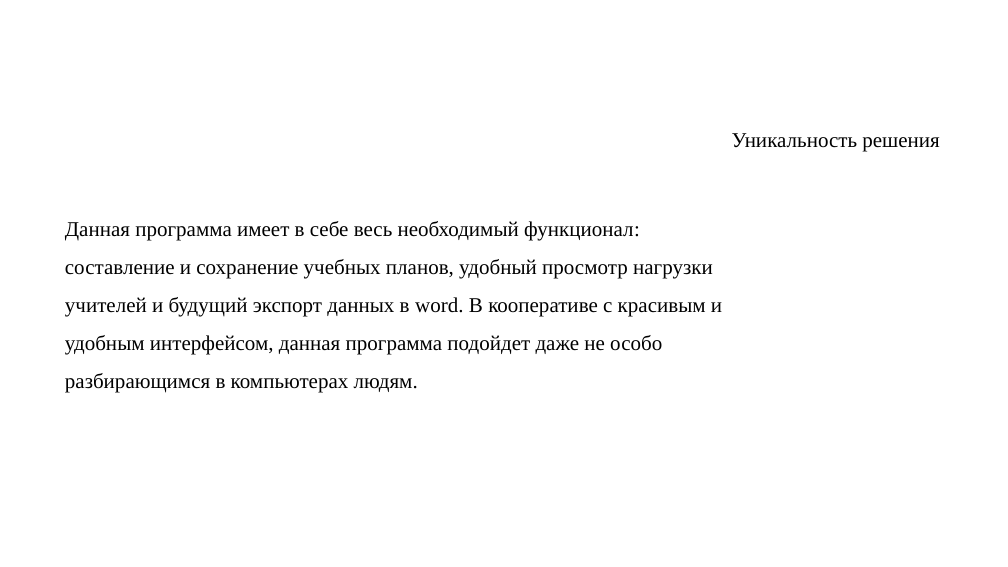
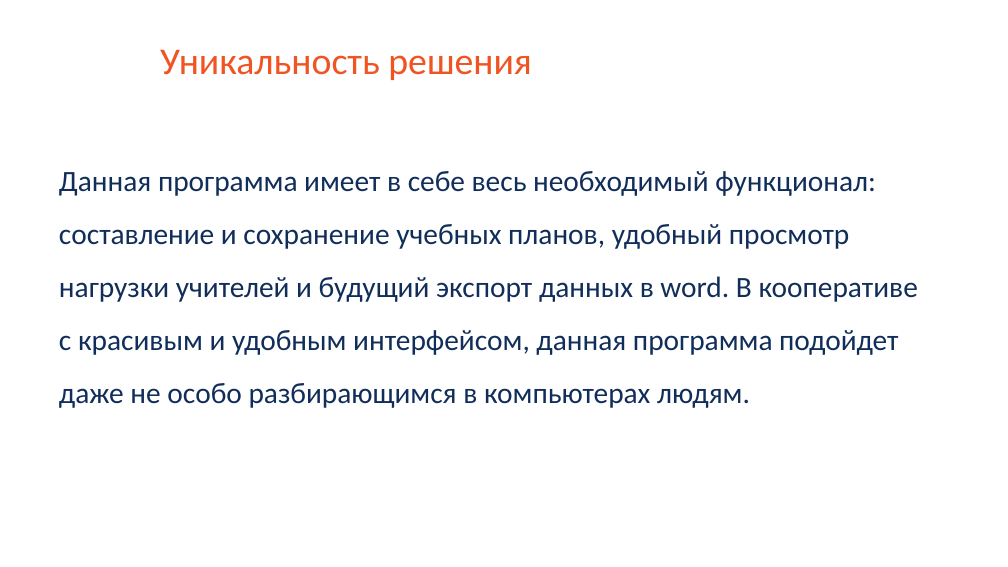
Before and after one commit to saaasssska/helper_by_school, a slide deck: slide 5 of Documentation/project.pptx. Drawn at 1008x567 pixels with LibreOffice and Linux fonts; fonts in the diff are those of the drawing; background and template pictures are left out. Boxes give left, top, right and bottom in pixels: in the first picture for what was removed or moved away, otherwise in the second. Text is boxed around its words. In the diff, an @@ line names an element or a change of style, - is before the commit and + after.

```diff
--- a/Documentation/project.pptx
+++ b/Documentation/project.pptx
@@ text "Уникальность решения": place and size @@
-text "Уникальность решения" at [732, 133, 939, 152]
+text "Уникальность решения" at [160, 49, 531, 80]
@@ text "Уникальность решения" at [160, 49, 531, 80]: size 20 to 36 pt, font Times New Roman to Calibri, text colour #000000 to #F05423 @@
@@ text "Данная программа имеет в себе ...": place and size @@
-text "Данная программа имеет в себе ..." at [65, 221, 722, 392]
+text "Данная программа имеет в себе ..." at [59, 171, 918, 408]
@@ text "Данная программа имеет в себе ..." at [59, 171, 918, 408]: size 20 to 28 pt, font Times New Roman to Calibri, text colour #000000 to #112E5A @@
```
Also in this commit, not shown: 10 other slides changed.
